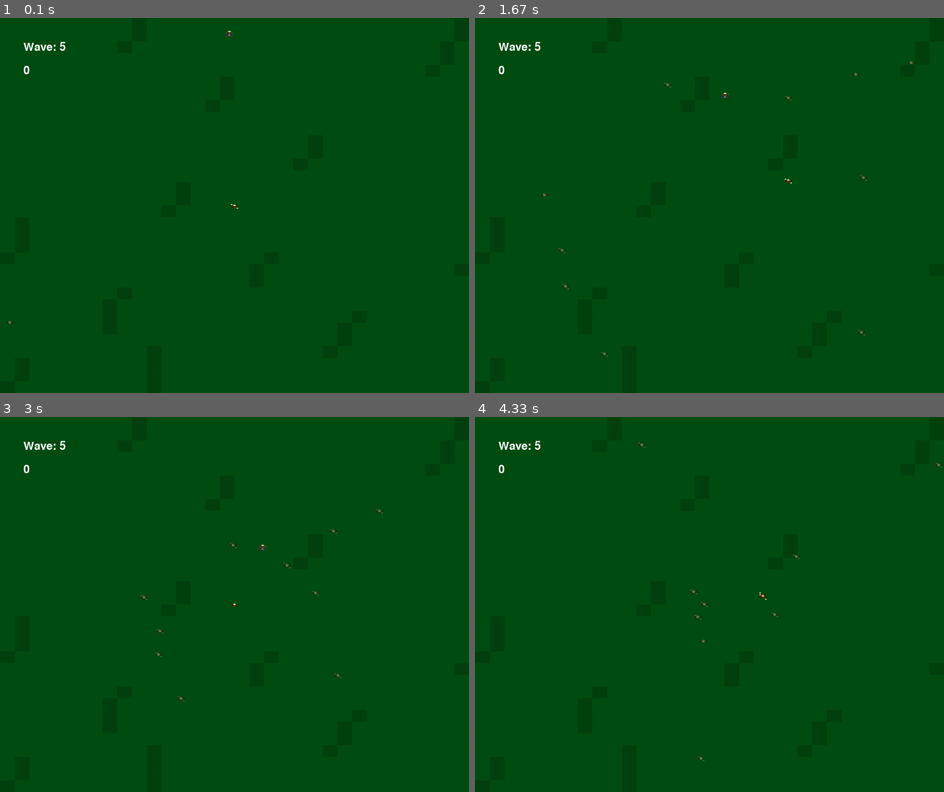
Above: before the commit, frames 1-4 (two rows, left to right).
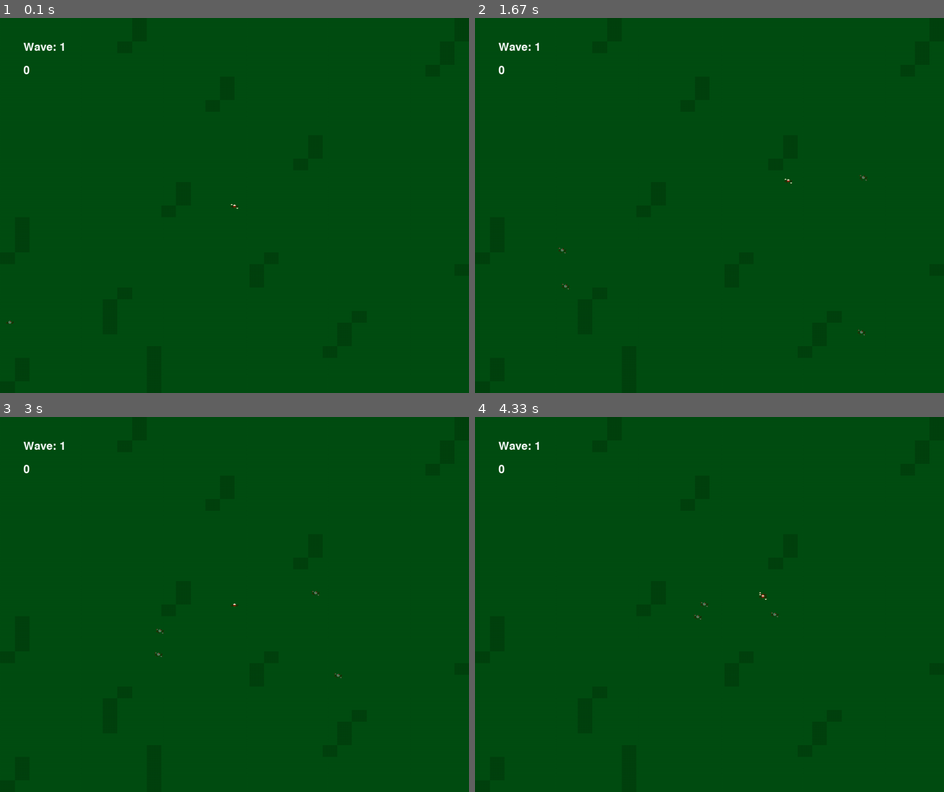
Above: after the commit, the same moments.

Repository: NotMrW/pygamesixtynine
Game: pygame game, started from main.py
The game is run twice, just before and just after one commit, with the same random seed, the same clock (stepped at 60 frames per second) and the same inputs.
Inputs:
- Up to frame 1 (0.1 s): no input
- Up to frame 2 (1.67 s): hold Right 0.33-0.8 s; hold Up 0.83-1.13 s; hold Right 1.17-1.63 s
- Up to frame 3 (3 s): hold Left 1.67-2.2 s; hold Down 2.23-2.53 s; hold Left 2.57-2.97 s
- Up to frame 4 (4.33 s): hold Up 3-3.37 s; hold Right 3.4-4.03 s; hold Down from 4.07 s (still down)

The runs differ from the first frame. In frame 1, less than 0.1% of the frame differs, in the area x 12-50%, y 3-9%; in frame 2, less than 0.1%; in frame 3, 0.1%, in the area x 12-82%, y 6-76%; in frame 4, less than 0.1%.

Commit message:
Corrected Initial wave

Diff:
--- a/main.py
+++ b/main.py
@@ -81,7 +81,7 @@
 
 
         #Wave Setup
-        self.wave_number = 5
+        self.wave_number = 1
         self.wave_surface = self.font.render(f"Wave: {self.wave_number}", True, (255, 255, 255))
         self.spawn_counter = 0
         self.level_threshold = 5 + 5*self.wave_number
